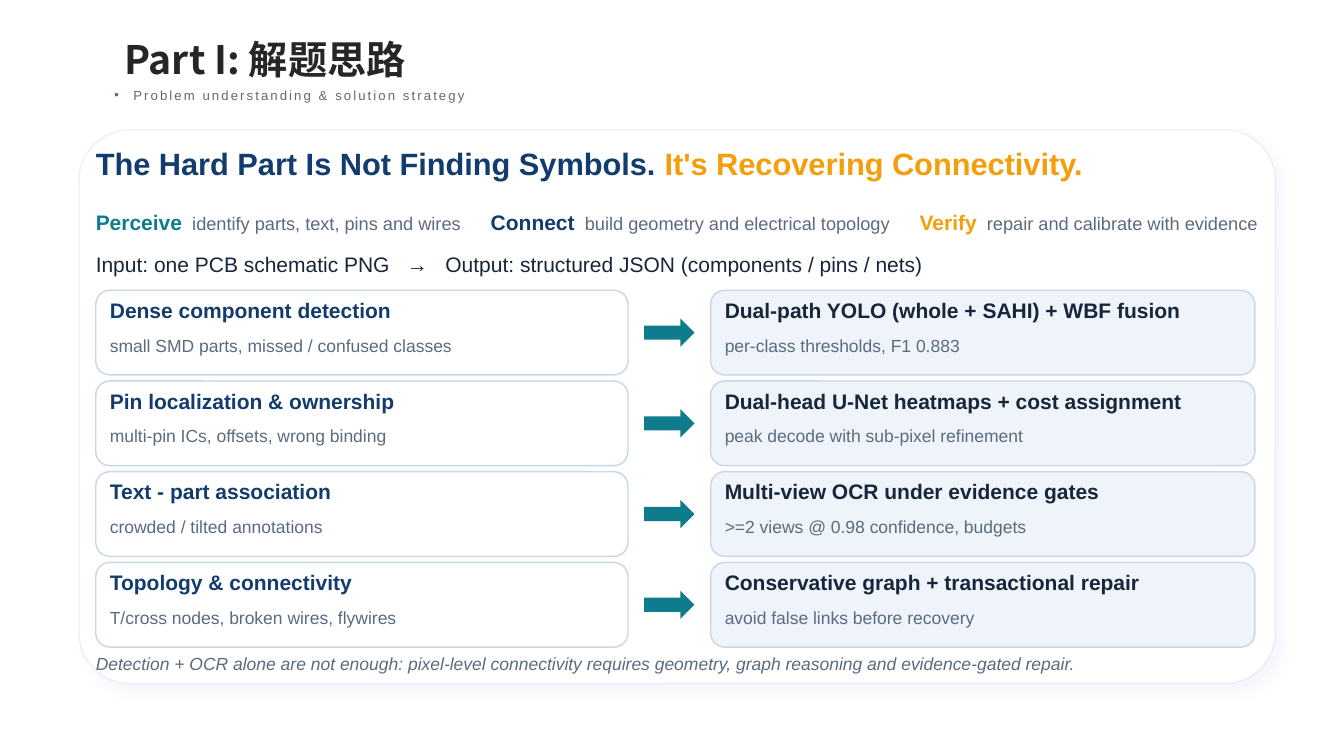
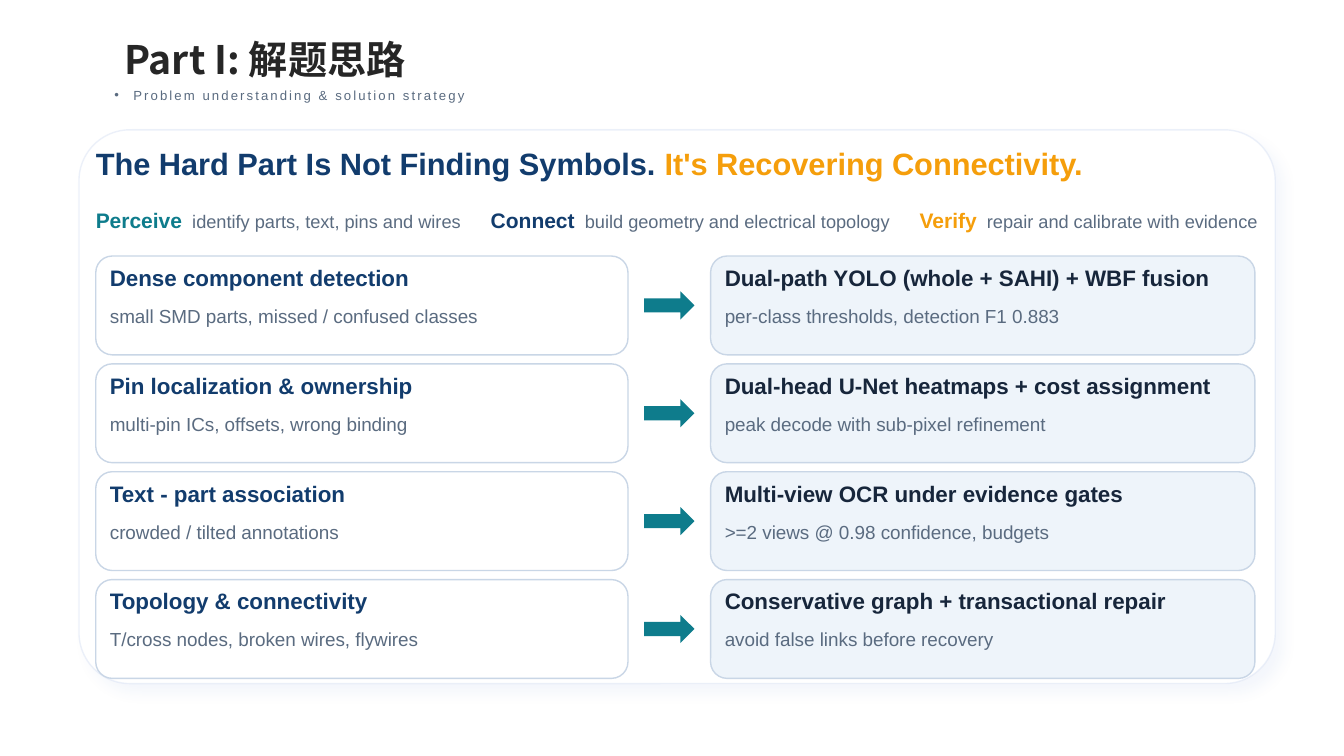
Before and after one commit to zc-cc1/pcb-schematic-parser, a slide deck: slide 3 of docs/eda_final_defense/slides/EDA精英挑战赛_决赛答辩_官方模板版.pptx. Drawn at 1344x756 pixels with LibreOffice and Linux fonts; fonts in the diff are those of the drawing; background and template pictures are left out. Boxes give left, top, right and bottom in pixels: in the first picture for what was removed or moved away, otherwise in the second. Text is boxed around its words. In the diff, an @@ line names an element or a change of style, - is before the commit and + after.

```diff
--- a/docs/eda_final_defense/slides/EDA精英挑战赛_决赛答辩_官方模板版.pptx
+++ b/docs/eda_final_defense/slides/EDA精英挑战赛_决赛答辩_官方模板版.pptx
@@ rounded rectangle resized from (x1=96, y1=290, x2=628, y2=375) to (x1=96, y1=256, x2=628, y2=355) @@
@@ text removed at (x1=96, y1=256, x2=923, y2=277) @@
-Input: one PCB schematic PNG → Output: structured JSON (components / pins / nets)
@@ size 15 to 16 pt in 8 elements at (x1=725, y1=485, x2=1123, y2=507), (x1=110, y1=485, x2=345, y2=507), (x1=725, y1=377, x2=1210, y2=399), (x1=110, y1=377, x2=413, y2=399), (x1=725, y1=592, x2=1166, y2=614), (x1=110, y1=592, x2=367, y2=614), (x1=725, y1=269, x2=1209, y2=291), (x1=110, y1=269, x2=409, y2=291) @@
@@ text "Dense component detection" moved from (x1=110, y1=302, x2=391, y2=322) to (x1=110, y1=269, x2=409, y2=291) @@
@@ rounded rectangle resized from (x1=711, y1=290, x2=1255, y2=375) to (x1=711, y1=256, x2=1255, y2=355) @@
@@ text "Dual-path YOLO (whole + SAHI) ..." moved from (x1=725, y1=302, x2=1180, y2=322) to (x1=725, y1=269, x2=1209, y2=291) @@
@@ right arrow moved from (x1=644, y1=319, x2=695, y2=347) to (x1=644, y1=291, x2=695, y2=320) @@
@@ size 12.5 to 13.5 pt in 7 elements at (x1=725, y1=525, x2=1049, y2=543), (x1=110, y1=525, x2=338, y2=539), (x1=725, y1=417, x2=1046, y2=435), (x1=110, y1=417, x2=408, y2=435), (x1=725, y1=632, x2=993, y2=650), (x1=110, y1=632, x2=418, y2=650), (x1=110, y1=309, x2=478, y2=327) @@
@@ text "small SMD parts, missed / ..." moved from (x1=110, y1=339, x2=451, y2=356) to (x1=110, y1=309, x2=478, y2=327) @@
@@ text at (x1=725, y1=309, x2=1059, y2=327): text changed; size 12.5 to 13.5 pt @@
-per-class thresholds, F1 0.883
+per-class thresholds, detection F1 0.883
@@ rounded rectangle resized from (x1=96, y1=381, x2=628, y2=466) to (x1=96, y1=364, x2=628, y2=463) @@
@@ 4 texts moved together from (x1=110, y1=393, x2=1182, y2=446) to (x1=110, y1=377, x2=1210, y2=435) @@
@@ rounded rectangle resized from (x1=711, y1=381, x2=1255, y2=466) to (x1=711, y1=364, x2=1255, y2=463) @@
@@ right arrow moved from (x1=644, y1=409, x2=695, y2=438) to (x1=644, y1=399, x2=695, y2=427) @@
@@ rounded rectangle resized from (x1=96, y1=472, x2=628, y2=557) to (x1=96, y1=472, x2=628, y2=571) @@
@@ rounded rectangle resized from (x1=711, y1=472, x2=1255, y2=557) to (x1=711, y1=472, x2=1255, y2=571) @@
@@ right arrow moved from (x1=644, y1=500, x2=695, y2=528) to (x1=644, y1=507, x2=695, y2=535) @@
@@ rounded rectangle resized from (x1=96, y1=563, x2=628, y2=647) to (x1=96, y1=580, x2=628, y2=679) @@
@@ rounded rectangle resized from (x1=711, y1=563, x2=1255, y2=647) to (x1=711, y1=580, x2=1255, y2=679) @@
@@ 4 texts moved together from (x1=110, y1=574, x2=1139, y2=628) to (x1=110, y1=592, x2=1166, y2=650) @@
@@ right arrow moved from (x1=644, y1=591, x2=695, y2=619) to (x1=644, y1=615, x2=695, y2=643) @@
@@ text removed at (x1=96, y1=657, x2=1075, y2=674) @@
-Detection + OCR alone are not enough: pixel-level connectivity requires geometry, graph reasoning and evidence-gated repair.
```
Also in this commit, not shown: 15 other slides changed, 31 other files.
